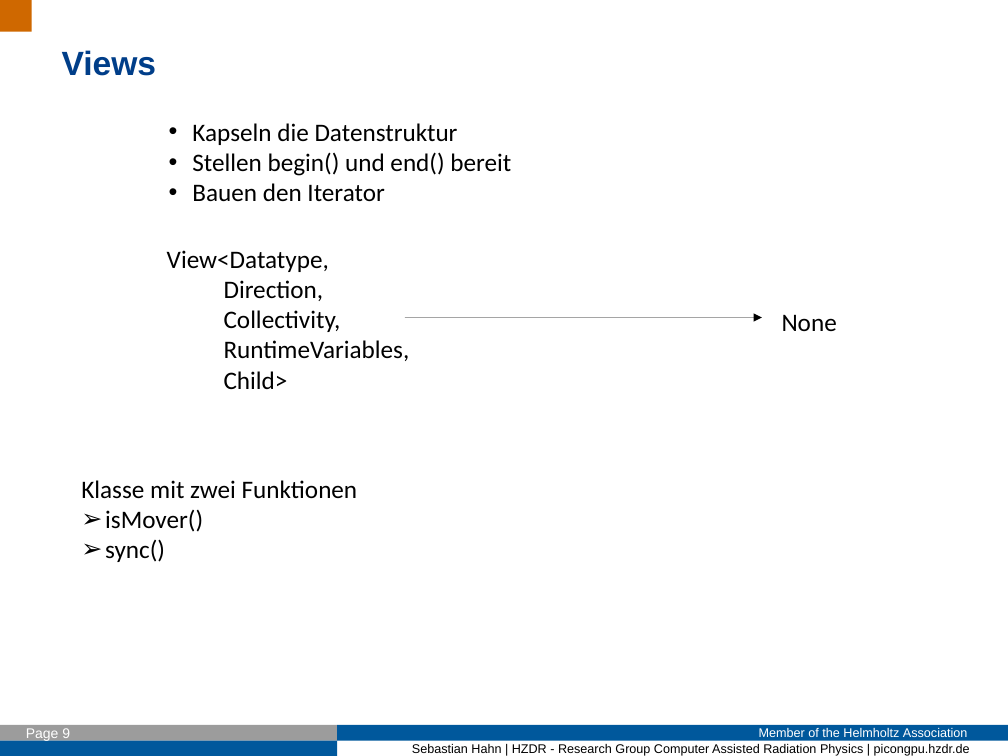
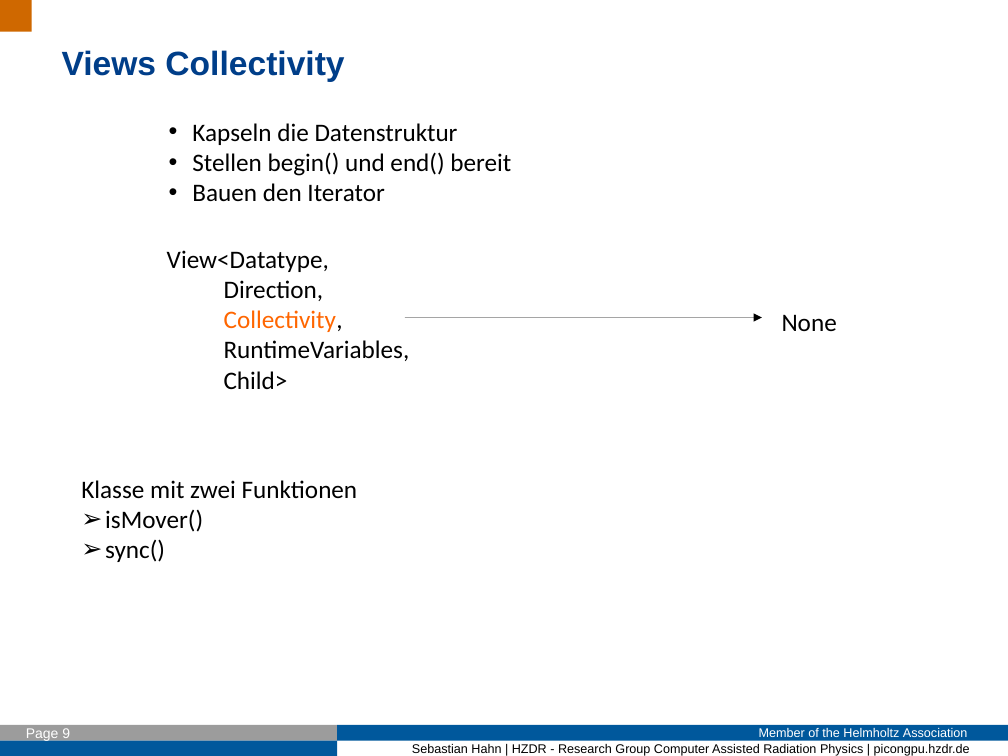
Before and after one commit to Fettpet/DeepIterator, a slide deck: slide 9 of Presi/2017_01_16_Intro.odp. Drawn at 1008x756 pixels with LibreOffice and Linux fonts; fonts in the diff are those of the drawing; background and template pictures are left out. Boxes give left, top, right and bottom in pixels: in the first picture for what was removed or moved away, otherwise in the second. Text is boxed around its words. In the diff, an @@ line names an element or a change of style, - is before the commit and + after.

```diff
--- a/Presi/2017_01_16_Intro.odp
+++ b/Presi/2017_01_16_Intro.odp
@@ text at bbox=[62, 50, 344, 82]: text changed @@
-Views
+Views Collectivity
@@ text at bbox=[224, 310, 343, 332]: text colour #000000 to #FF6600 in "Collectivity," @@
```
Also in this commit, not shown: 5 other slides changed, 4 slides added.
